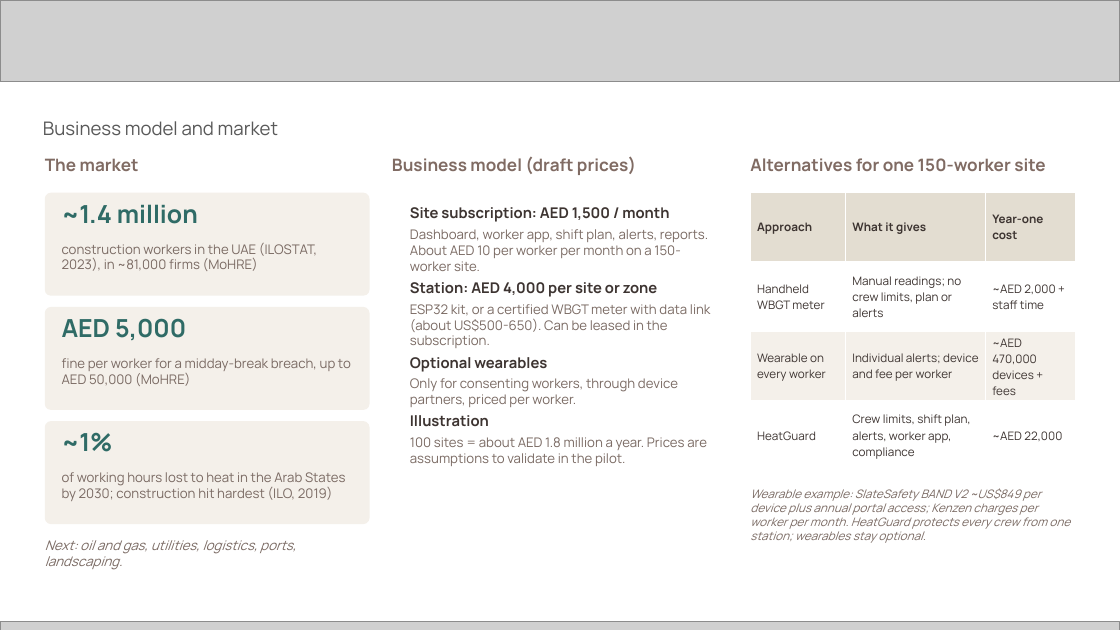
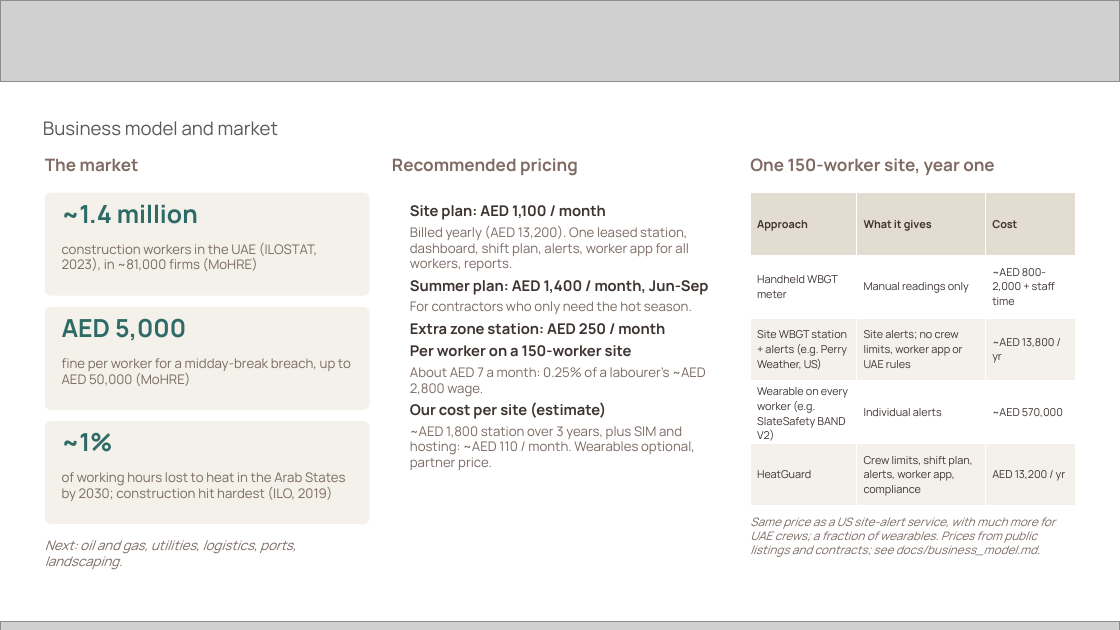
Before and after one commit to Fred-pounds/heatguard, a slide deck: slide 16 of docs/submission/HeatGuard_Submission.pptx. Drawn at 1120x630 pixels with LibreOffice and Linux fonts; fonts in the diff are those of the drawing; grey boxes stand for pictures. Boxes give left, top, right and bottom in pixels: in the first picture for what was removed or moved away, otherwise in the second. Text is boxed around its words. In the diff, an @@ line names an element or a change of style, - is before the commit and + after.

```diff
--- a/docs/submission/HeatGuard_Submission.pptx
+++ b/docs/submission/HeatGuard_Submission.pptx
@@ text at (392,158,578,176): text changed @@
-Business model (draft prices)
+Recommended pricing
@@ text at (750,158,994,175): text changed @@
-Alternatives for one 150-worker site
+One 150-worker site, year one
@@ rounded rectangle: place and size @@
-rounded rectangle at (392,193,728,529)
+rounded rectangle at (392,193,728,594)
@@ text at (410,205,708,470): text changed @@
-Site subscription: AED 1,500 / month
-Dashboard, worker app, shift plan, alerts, reports. About AED 10 per worker per month on a 150-worker site.
-Station: AED 4,000 per site or zone
-ESP32 kit, or a certified WBGT meter with data link (about US$500-650). Can be leased in the subscription.
-Optional wearables
-Only for consenting workers, through device partners, priced per worker.
-Illustration
-100 sites = about AED 1.8 million a year. Prices are assumptions to validate in the pilot.
+Site plan: AED 1,100 / month
+Billed yearly (AED 13,200). One leased station, dashboard, shift plan, alerts, worker app for all workers, reports.
+Summer plan: AED 1,400 / month, Jun-Sep
+For contractors who only need the hot season.
+Extra zone station: AED 250 / month
+Per worker on a 150-worker site
+About AED 7 a month: 0.25% of a labourer's ~AED 2,800 wage.
+Our cost per site (estimate)
+~AED 1,800 station over 3 years, plus SIM and hosting: ~AED 110 / month. Wearables optional, partner price.
@@ table at (750,193,1075,506) @@
-row 1: Approach | What it gives | Year-one cost
-row 2: Handheld WBGT meter | Manual readings; no crew limits, plan or alerts | ~AED 2,000 + staff time
-row 3: Wearable on every worker | Individual alerts; device and fee per worker | ~AED 470,000 devices + fees
-row 4: HeatGuard | Crew limits, shift plan, alerts, worker app, compliance | ~AED 22,000
+row 1: Approach | What it gives | Cost
+row 2: Handheld WBGT meter | Manual readings only | ~AED 800-2,000 + staff time
+row 3: Site WBGT station + alerts (e.g. Perry Weather, US) | Site alerts; no crew limits, worker app or UAE rules | ~AED 13,800 / yr
+row 4: Wearable on every worker (e.g. SlateSafety BAND V2) | Individual alerts | ~AED 570,000
+row 5: HeatGuard | Crew limits, shift plan, alerts, worker app, compliance | AED 13,200 / yr
@@ text at (750,517,1055,557): text changed @@
-Wearable example: SlateSafety BAND V2 ~US$849 per device plus annual portal access; Kenzen charges per worker per month. HeatGuard protects every crew from one station; wearables stay optional.
+Same price as a US site-alert service, with much more for UAE crews; a fraction of wearables. Prices from public listings and contracts; see docs/business_model.md.
```
Also in this commit, not shown: 6 other slides changed, 5 other files.
